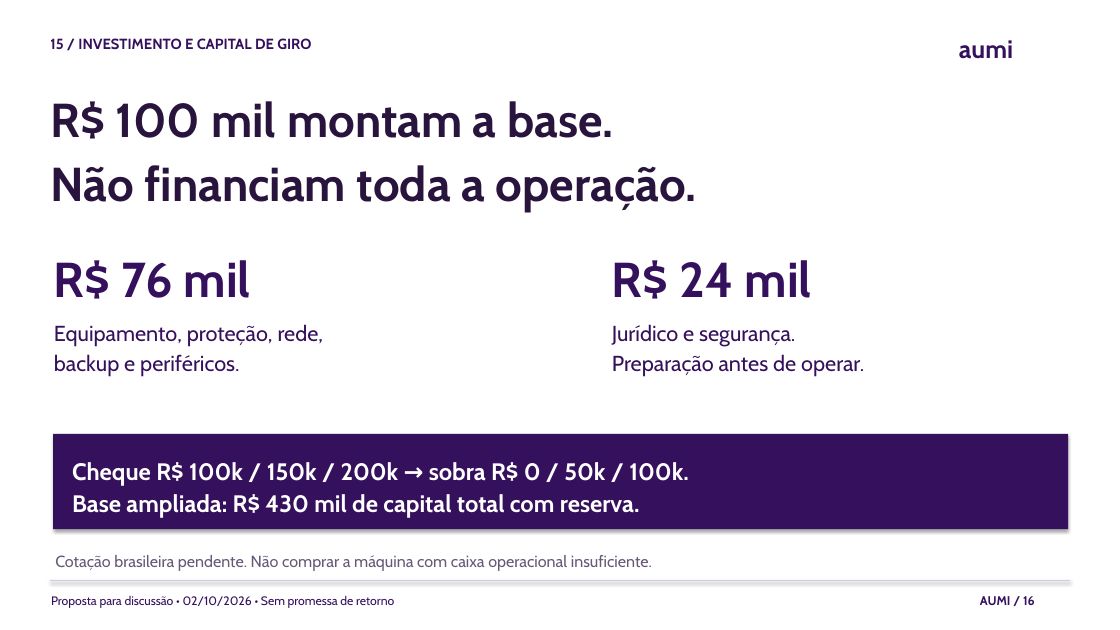
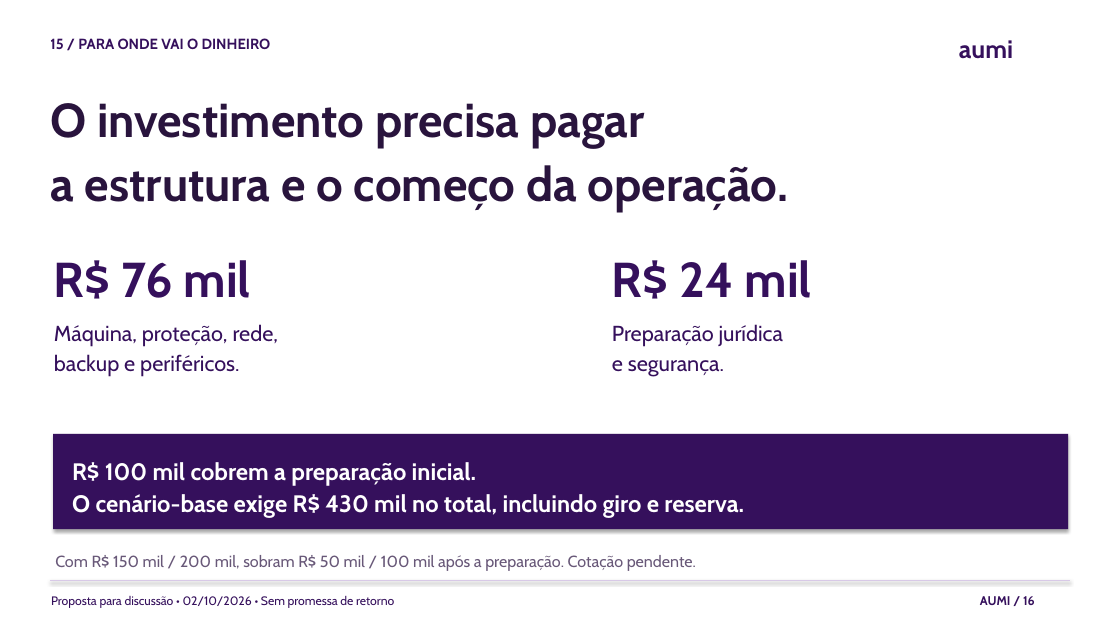
Before and after one commit to juboyy/topologic-business-plan, a slide deck: slide 16 of pitch-deck.pptx. Drawn at 1120x630 pixels with LibreOffice and Linux fonts; fonts in the diff are those of the drawing. Boxes give left, top, right and bottom in pixels: in the first picture for what was removed or moved away, otherwise in the second. Text is boxed around its words. In the diff, an @@ line names an element or a change of style, - is before the commit and + after.

```diff
--- a/pitch-deck.pptx
+++ b/pitch-deck.pptx
@@ text at (50, 38, 271, 49): text changed @@
-15 / INVESTIMENTO E CAPITAL DE GIRO
+15 / PARA ONDE VAI O DINHEIRO
@@ text at (50, 103, 789, 213): text changed @@
-R$ 100 mil montam a base.
-Não financiam toda a operação.
+O investimento precisa pagar
+a estrutura e o começo da operação.
@@ text at (54, 324, 279, 347): text changed @@
-Equipamento, proteção, rede,
+Máquina, proteção, rede,
@@ text at (612, 324, 783, 376): text changed @@
-Jurídico e segurança.
-Preparação antes de operar.
+Preparação jurídica
+e segurança.
@@ text at (72, 462, 744, 518): text changed @@
-Cheque R$ 100k / 150k / 200k → sobra R$ 0 / 50k / 100k.
-Base ampliada: R$ 430 mil de capital total com reserva.
+R$ 100 mil cobrem a preparação inicial.
+O cenário-base exige R$ 430 mil no total, incluindo giro e reserva.
@@ text at (55, 555, 696, 571): text changed @@
-Cotação brasileira pendente. Não comprar a máquina com caixa operacional insuficiente.
+Com R$ 150 mil / 200 mil, sobram R$ 50 mil / 100 mil após a preparação. Cotação pendente.
```
Also in this commit, not shown: 18 other slides changed, 1 slide added, 1 slide removed, 4 other files.
